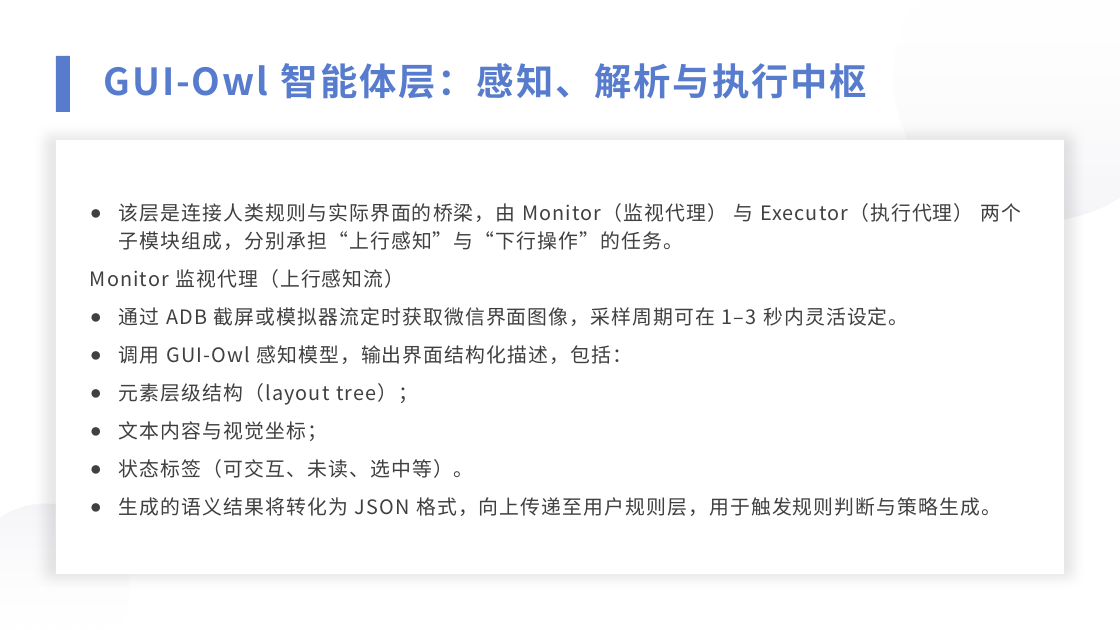
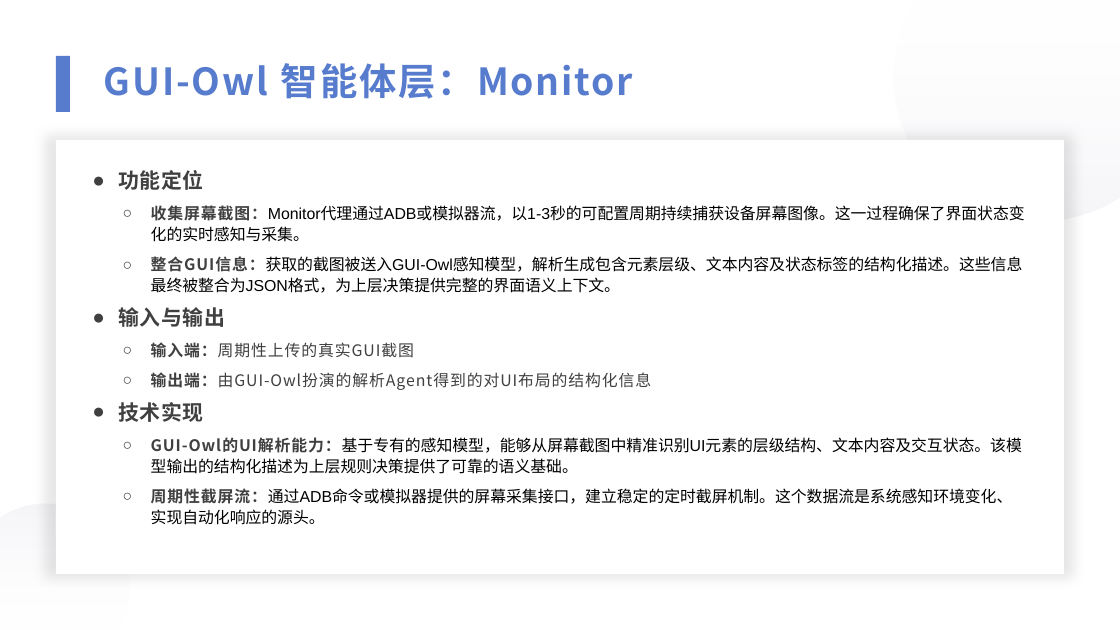
Before and after one commit to 221240008/2025_AI_projrct, a slide deck: slide 9 of 中期展示.pptx. Drawn at 1120x630 pixels with LibreOffice and Linux fonts; fonts in the diff are those of the drawing. Boxes give left, top, right and bottom in pixels: in the first picture for what was removed or moved away, otherwise in the second. Text is boxed around its words. In the diff, an @@ line names an element or a change of style, - is before the commit and + after.

Commit message:
重修了中期展示的多数内容

```diff
--- a/中期展示.pptx
+++ b/中期展示.pptx
@@ text at bbox=[104, 63, 633, 99]: text changed @@
-GUI-Owl 智能体层：感知、解析与执行中枢
+GUI-Owl 智能体层：Monitor
@@ text at bbox=[118, 170, 1025, 525]: text changed; size 17 to 13.6 pt; font Noto Sans CJK SC to Arial; text colour #404040 to #000000 @@
-● 该层是连接人类规则与实际界面的桥梁，由 Monitor（监视代理） 与 Executor（执行代理） 两个子模块组成，分别承担“上行感知”与“下行操作”的任务。
-Monitor 监视代理（上行感知流）
-● 通过 ADB 截屏或模拟器流定时获取微信界面图像，采样周期可在 1–3 秒内灵活设定。
-● 调用 GUI-Owl 感知模型，输出界面结构化描述，包括：
-● 元素层级结构（layout tree）；
-● 文本内容与视觉坐标；
-● 状态标签（可交互、未读、选中等）。
-● 生成的语义结果将转化为 JSON 格式，向上传递至用户规则层，用于触发规则判断与策略生成。
+● 功能定位
+  ○ 收集屏幕截图：Monitor代理通过ADB或模拟器流，以1-3秒的可配置周期持续捕获设备屏幕图像。这一过程确保了界面状态变化的实时感知与采集。
+  ○ 整合GUI信息：获取的截图被送入GUI-Owl感知模型，解析生成包含元素层级、文本内容及状态标签的结构化描述。这些信息最终被整合为JSON格式，为上层决策提供完整的界面语义上下文。
+● 输入与输出
+  ○ 输入端：周期性上传的真实GUI截图
+  ○ 输出端：由GUI-Owl扮演的解析Agent得到的对UI布局的结构化信息
+● 技术实现
+  ○ GUI-Owl的UI解析能力：基于专有的感知模型，能够从屏幕截图中精准识别UI元素的层级结构、文本内容及交互状态。该模型输出的结构化描述为上层规则决策提供了可靠的语义基础。
+  ○ 周期性截屏流：通过ADB命令或模拟器提供的屏幕采集接口，建立稳定的定时截屏机制。这个数据流是系统感知环境变化、实现自动化响应的源头。
```
Also in this commit, not shown: 7 other slides changed, 1 other file.
